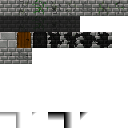
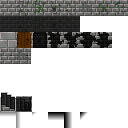
Layers edited between the first and the second 128 × 128 image:
painted on "Pozadí" over 0, 48, 32, 112
